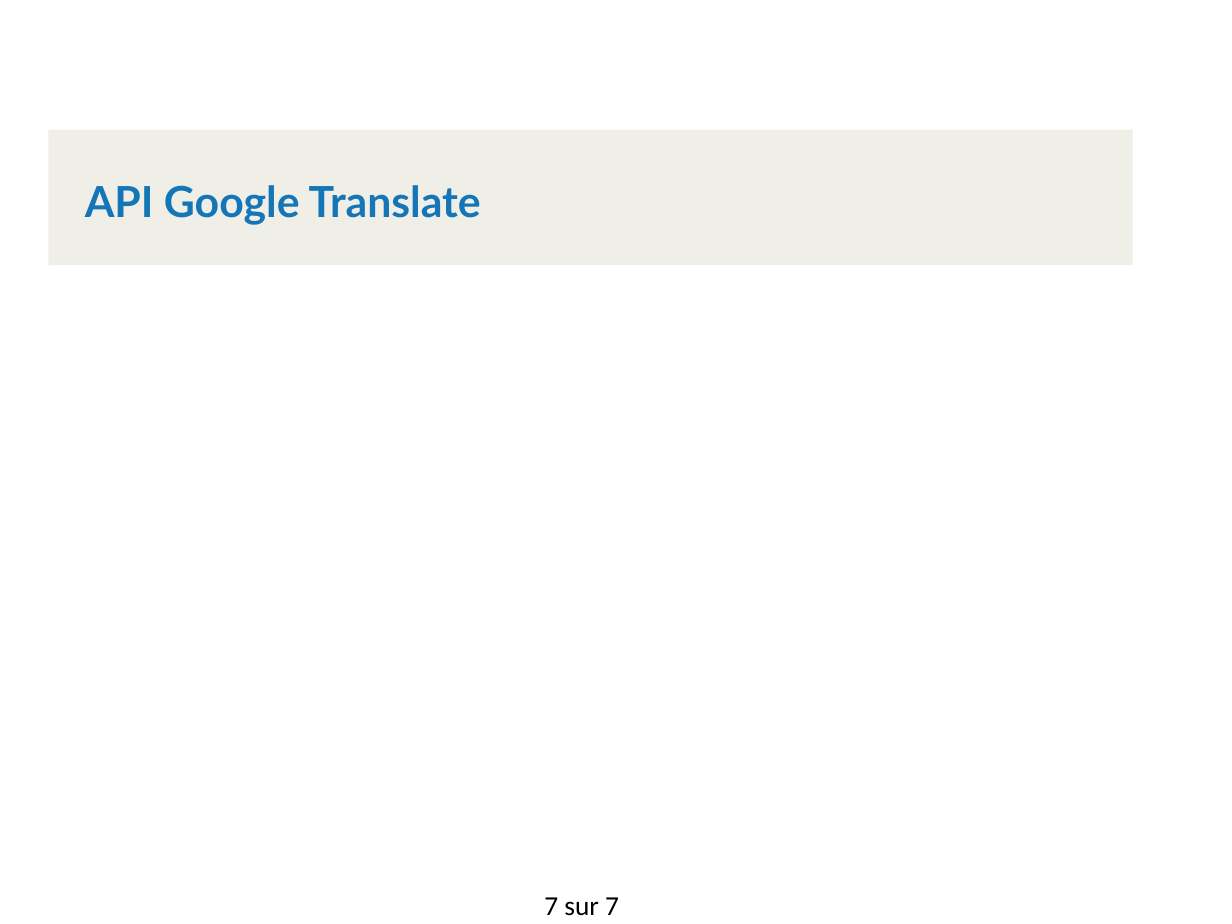
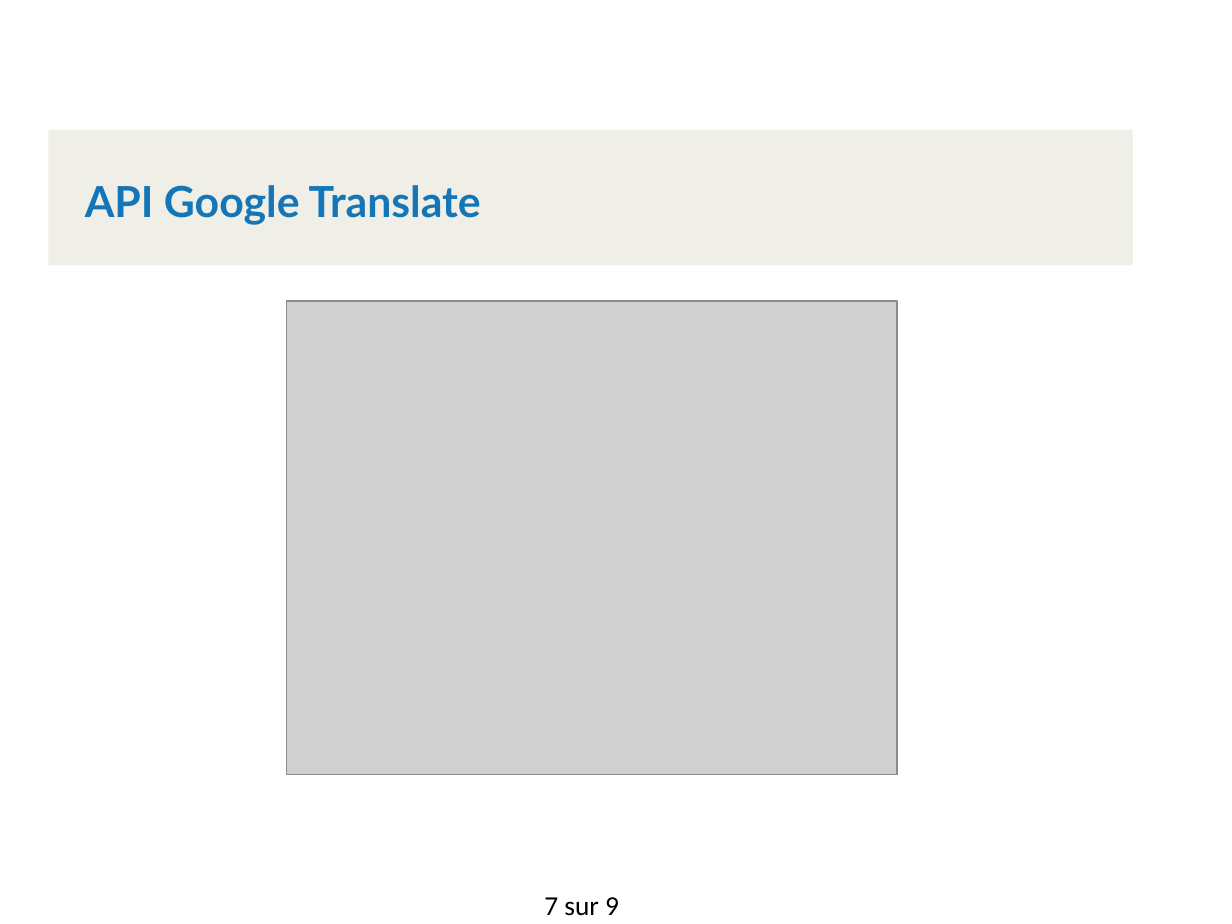
Before and after one commit to normandparatte/bibliogest, a slide deck: slide 7 of presentation_bibliogest_francis_normand.pptx. Drawn at 1232x924 pixels with LibreOffice and Linux fonts; fonts in the diff are those of the drawing; grey boxes stand for pictures; background and template pictures are left out. Boxes give left, top, right and bottom in pixels: in the first picture for what was removed or moved away, otherwise in the second. Text is boxed around its words. In the diff, an @@ line names an element or a change of style, - is before the commit and + after.

```diff
--- a/presentation_bibliogest_francis_normand.pptx
+++ b/presentation_bibliogest_francis_normand.pptx
@@ picture added at bbox=[286, 301, 897, 774] @@
@@ page number at bbox=[544, 897, 619, 916]: text changed @@
-7 sur 7
+7 sur 9
```
Also in this commit, not shown: 3 other slides changed, 3 slides added, 1 slide removed.
